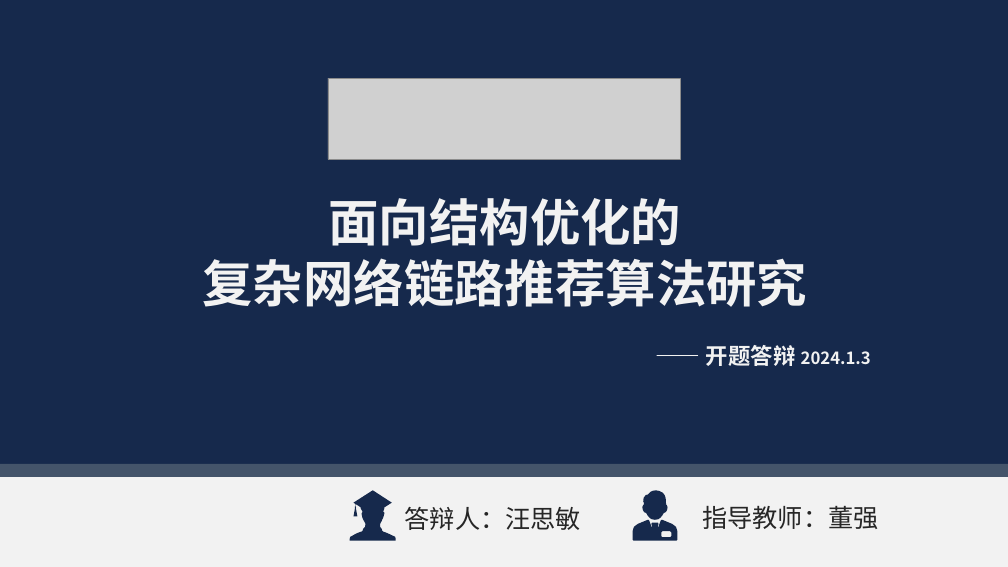
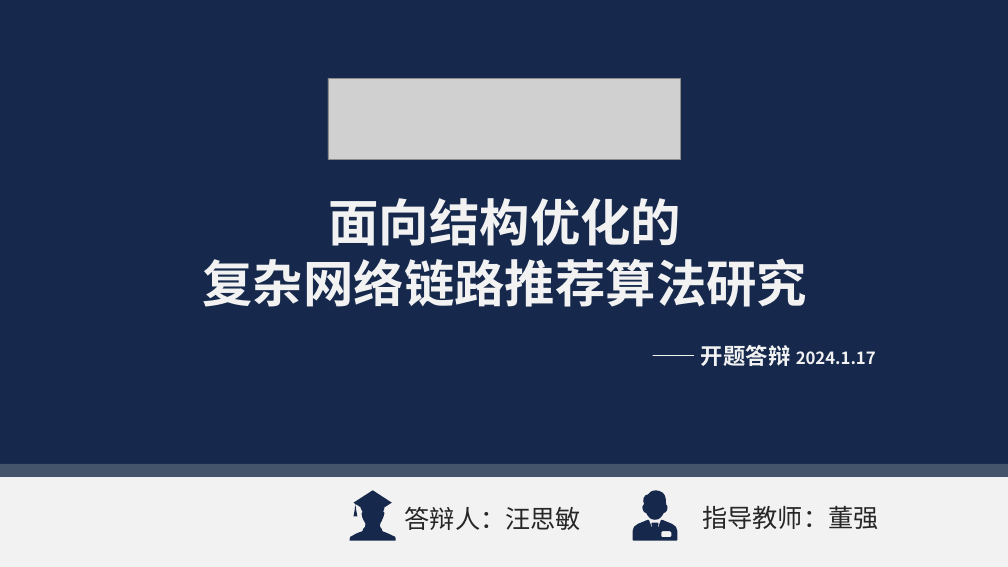
Before and after one commit to Akihi7777/day-day-up, a slide deck: slide 1 of 毕业近在咫尺/开题答辩.pptx. Drawn at 1008x567 pixels with LibreOffice and Linux fonts; fonts in the diff are those of the drawing; grey boxes stand for pictures; background and template pictures are left out. Boxes give left, top, right and bottom in pixels: in the first picture for what was removed or moved away, otherwise in the second. Text is boxed around its words. In the diff, an @@ line names an element or a change of style, - is before the commit and + after.

```diff
--- a/毕业近在咫尺/开题答辩.pptx
+++ b/毕业近在咫尺/开题答辩.pptx
@@ text at [701, 345, 876, 366]: text changed @@
-—— 开题答辩 2024.1.3
+—— 开题答辩 2024.1.17
```
Also in this commit, not shown: 6 other slides changed, 5 slides added, 9 slides removed, 1 other file.
